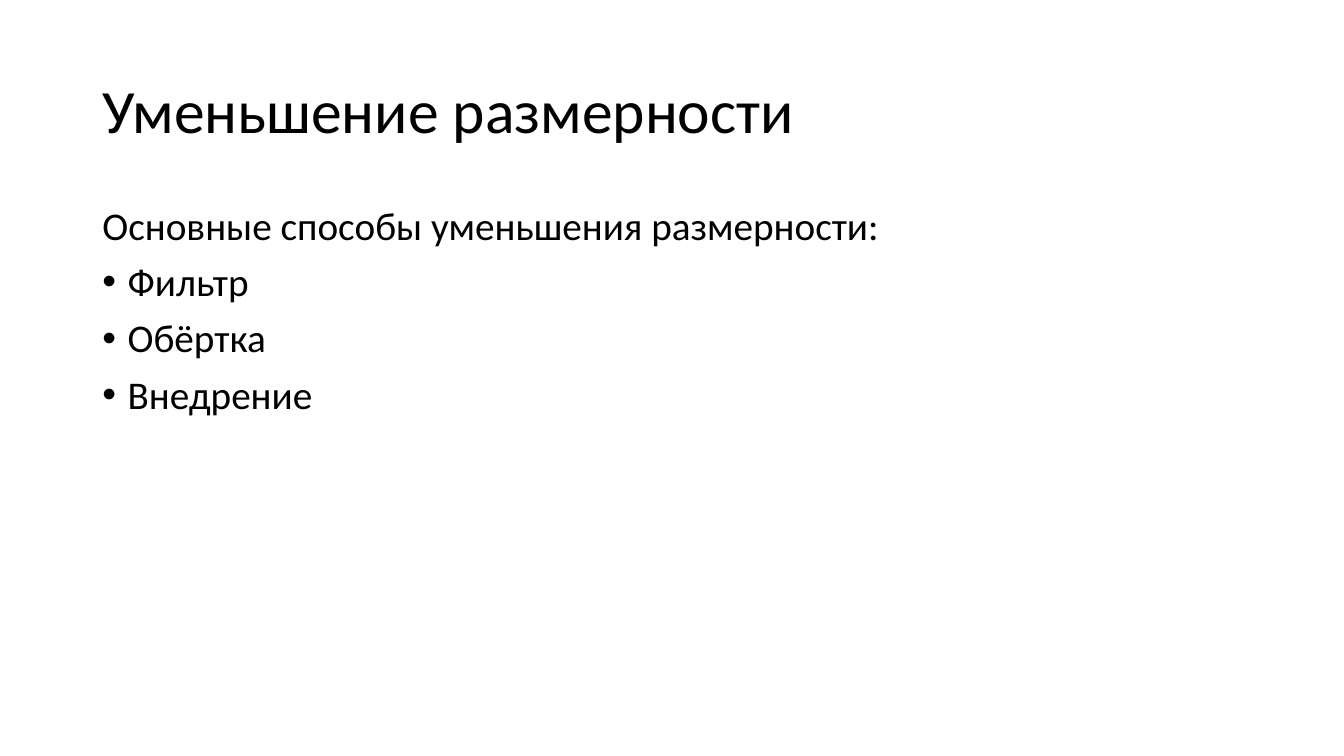
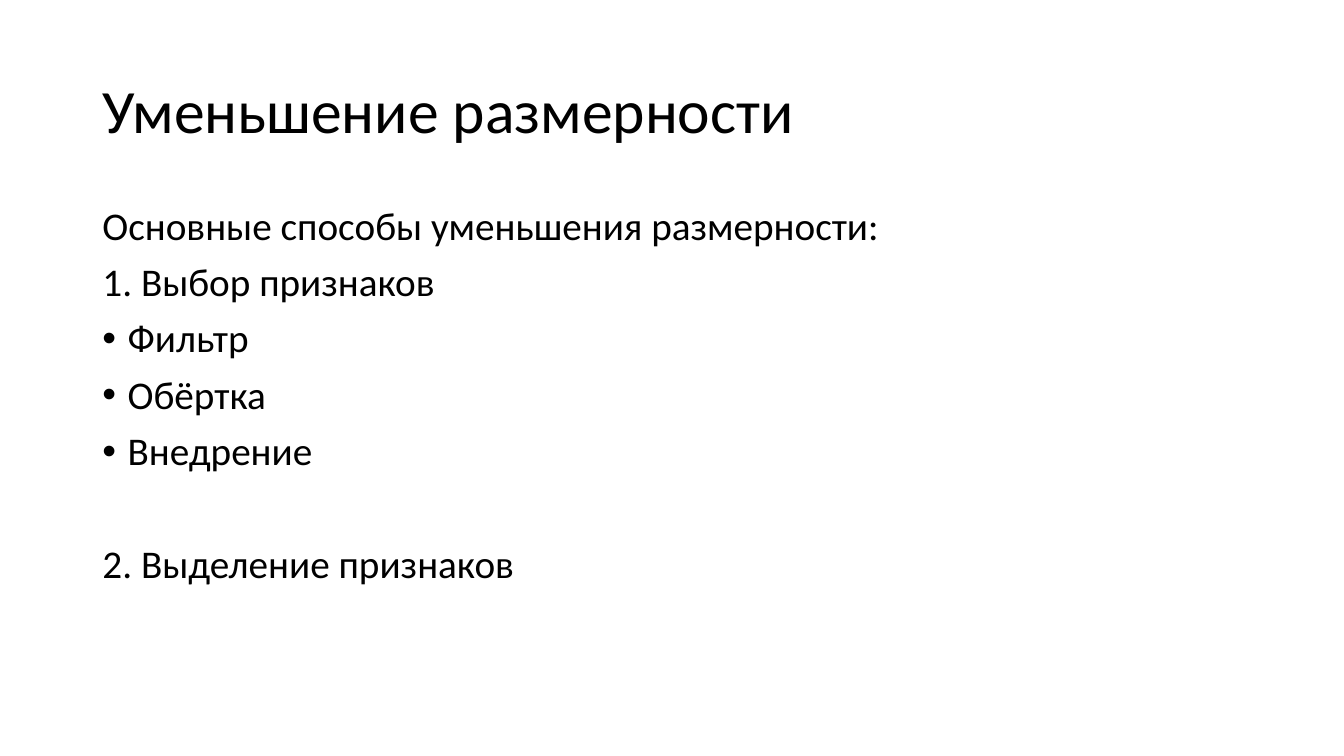
Before and after one commit to mosalov/AI_main_lectures, a slide deck: slide 25 of Лекция 3 07_10_2020.pptx (slide 19 before the commit). Drawn at 1344x756 pixels with LibreOffice and Linux fonts; fonts in the diff are those of the drawing. Boxes give left, top, right and bottom in pixels: in the first picture for what was removed or moved away, otherwise in the second. Text is boxed around its words. In the diff, an @@ line names an element or a change of style, - is before the commit and + after.

```diff
--- a/Лекция 3 07_10_2020.pptx
+++ b/Лекция 3 07_10_2020.pptx
@@ text at <box>102,269,434,303</box>: paragraph added @@
+1. Выбор признаков
@@ text at <box>102,552,514,585</box>: paragraph added @@
+2. Выделение признаков
```
Also in this commit, not shown: 12 other slides changed, 16 slides added, 9 slides removed, 3 other files.
